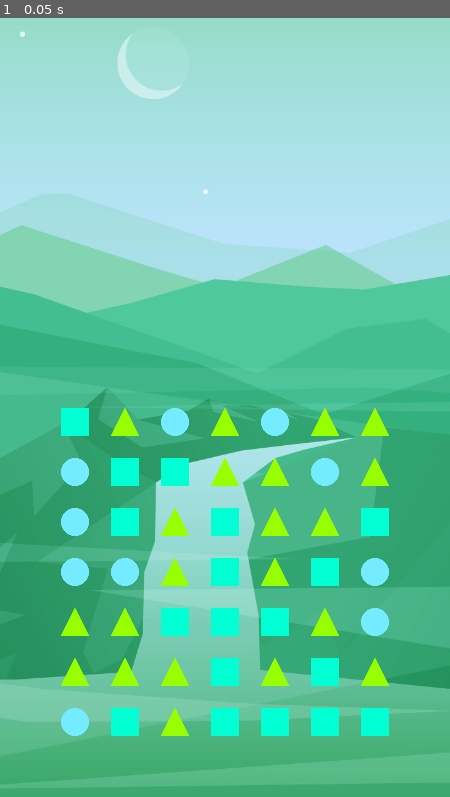
Above: before the commit, frame 1.
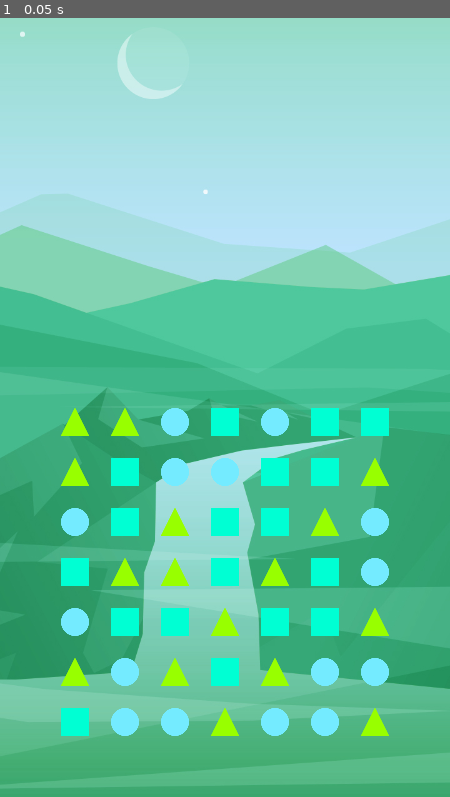
Above: after the commit, the same moment.

Repository: Harold-Kalvin/negatex
Game: Godot game, scene res://scenes/Main.tscn
The game is run twice, just before and just after one commit, with the same random seed, the same clock (stepped at 60 frames per second) and the same inputs.
Inputs:
- Up to frame 1 (0.05 s): no input

The runs differ from the first frame. In frame 1, 6.0% of the frame differs, in the area x 13-87%, y 50-93%.

Commit message:
make sure 3 tiles of the same type are not aligned on start

Diff:
--- a/scripts/Grid.gd
+++ b/scripts/Grid.gd
@@ -12,10 +12,12 @@
     preload("res://scenes/tiles/TriangleTile.tscn"),
 ]
 
+
 func _ready():
     randomize()
     grid = init_grid()
     populate_grid()
+
 
 func init_grid():
     var array = []
@@ -25,17 +27,34 @@
             array[i].append(null)
     return array
 
+
 func populate_grid():
     for i in rows:
         for j in cols:
-            # choose random tile
-            var rand = floor(rand_range(0, possible_tiles.size()))
-            var tile = possible_tiles[rand].instance()
+            # generate random tile and make sure 3 tiles of the same type are not aligned
+            var tile = get_random_tile()
+            while chain_exists(i, j, tile.type):
+                tile = get_random_tile()
+
             # add it to grid
             add_child(tile)
             tile.position = get_tile_position(i, j)
             grid[i][j] = tile
 
+
+func get_random_tile():
+    var rand = floor(rand_range(0, possible_tiles.size()))
+    return possible_tiles[rand].instance()
+
+
+func chain_exists(row, col, type):
+    if row > 1 && grid[row - 1][col].type == type && grid[row - 2][col].type == type:
+        return true
+    if col > 1 && grid[row][col - 1].type == type && grid[row][col - 2].type == type:
+        return true
+    return false
+
+
 func get_tile_position(row, col):
     var x = x_start + offset * col
     var y = y_start + -offset * row
